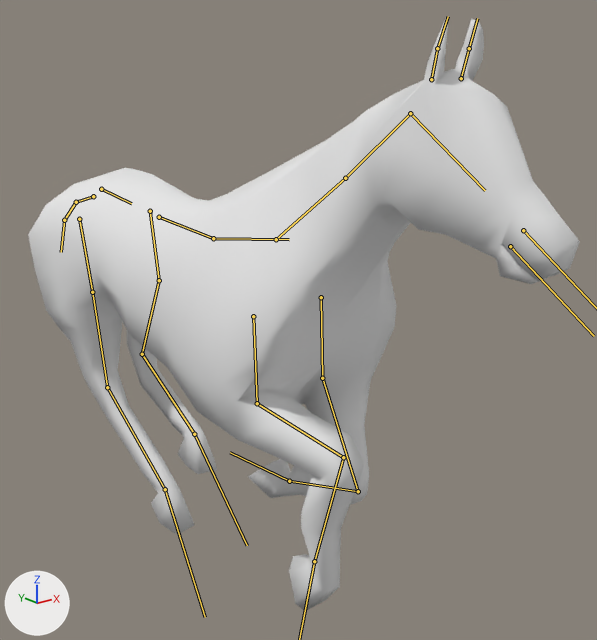
The FBX model FBX/Horse/Horse_Gallop.fbx: old version first, new version second.
The view is the same before and after, from a 50 mm camera at (-1.49, -2.46, 1.96) aimed at (0.22, -0.33, 1.11). The lights are fixed; the arrows at lower left show +X, +Y and +Z. Both versions are drawn at frame 1 of the action 'Horse_Gallop'; the numbers are the values there. The bones that bend it are drawn over the model as lines.

Names of what the first picture shows: 'MESH_Horse'.
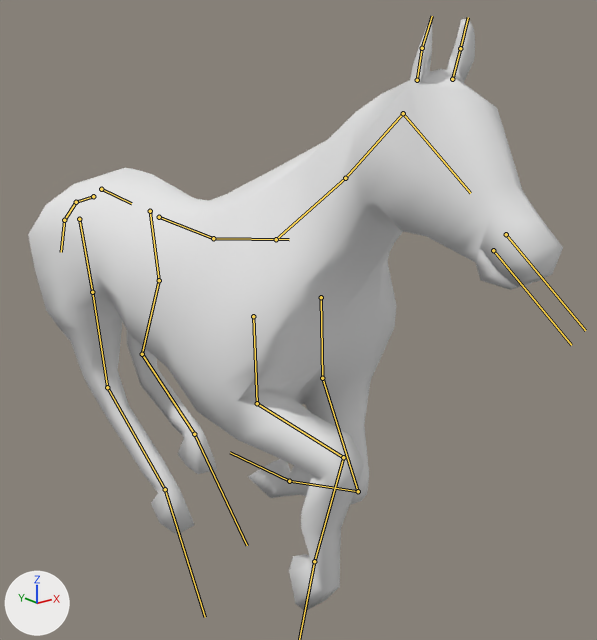
Where the change shows, as pixel boxes (x1, y1, x2, y2) in the pictures (597 x 640 px):
'MESH_Horse', posed
    before: (28, 18, 580, 611)
    after: (28, 18, 563, 611)
bone 'DEF_Neck2', root to tip
    before: (345, 178) to (410, 113)
    after: (345, 178) to (403, 113)

The edits, one by one:
Bone 'DEF_Neck2' (bone_def_neck2) turns from (5, -2, -1) to (6, -6, -7) degrees about its own x, y and z.
